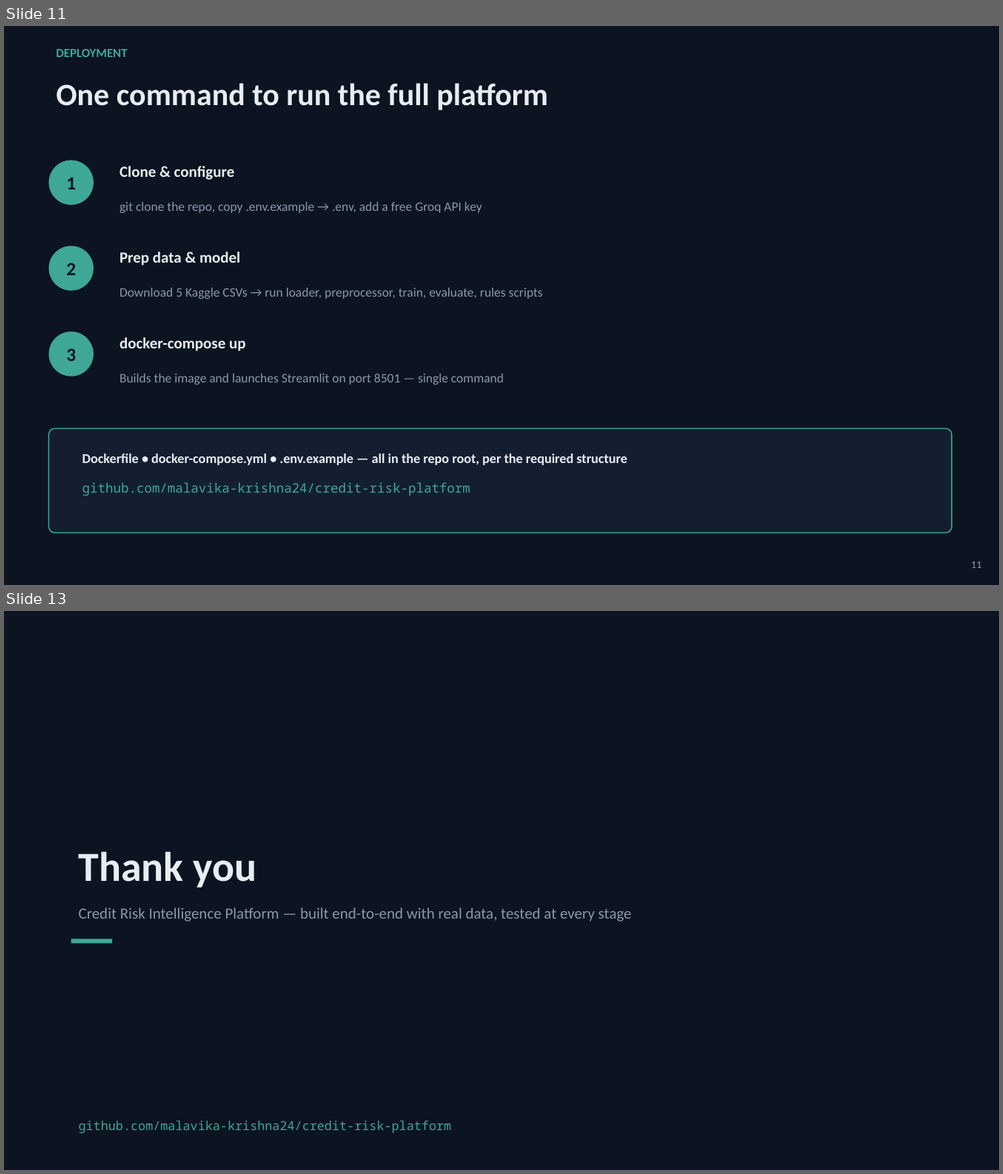
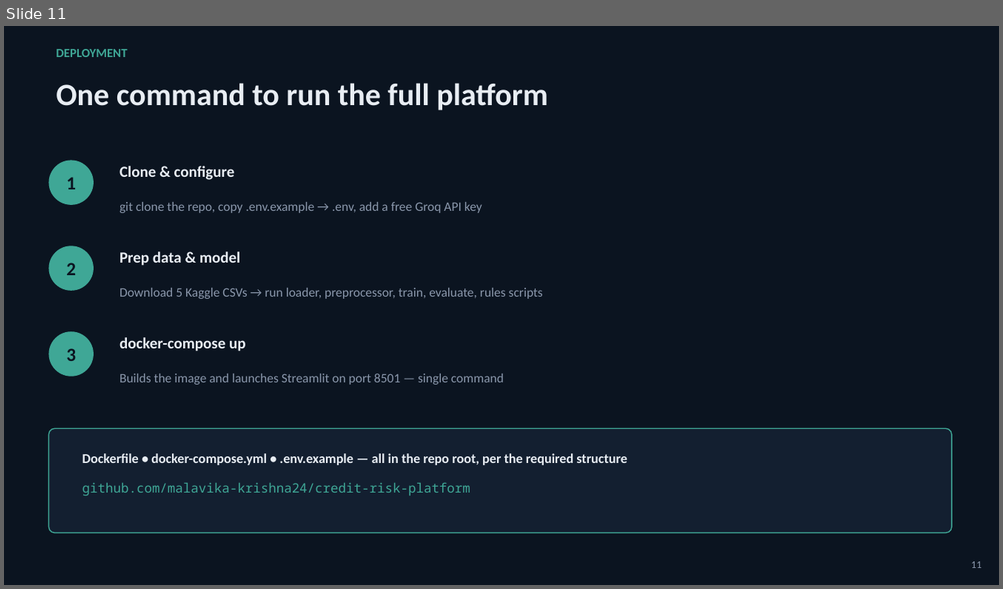
Before and after one commit to malavika-krishna24/credit-risk-platform, a slide deck: documents/Credit_Risk_Platform_Presentation.pptx. Shown one above the other, each under a label of ours: slides 11 and 13 before the commit, slide 11 after it; the slides between them are not shown. The pictures are 1003x1174 and 1003x589 pixels, drawn with LibreOffice and Linux fonts; fonts in the diff are those of the drawing. Boxes give left, top, right and bottom in pixels: in the first picture for what was removed or moved away, otherwise in the second. Text is boxed around its words. In the diff, an @@ line names an element or a change of style, - is before the commit and + after.

```diff
--- a/documents/Credit_Risk_Platform_Presentation.pptx
+++ b/documents/Credit_Risk_Platform_Presentation.pptx
@@ slide 13 removed at (x1=4, y1=611, x2=999, y2=1170), background #0B1420 @@
@@ text removed at (x1=79, y1=851, x2=256, y2=888) @@
-Thank you
@@ text removed at (x1=79, y1=908, x2=632, y2=922) @@
-Credit Risk Intelligence Platform — built end-to-end with real data, tested at every stage
@@ rectangle removed at (x1=71, y1=940, x2=112, y2=944) @@
@@ text removed at (x1=79, y1=1121, x2=452, y2=1133) @@
-github.com/malavika-krishna24/credit-risk-platform
```
Also in this commit, not shown: 3 slides changed, 1 slide added, 2 other files.
